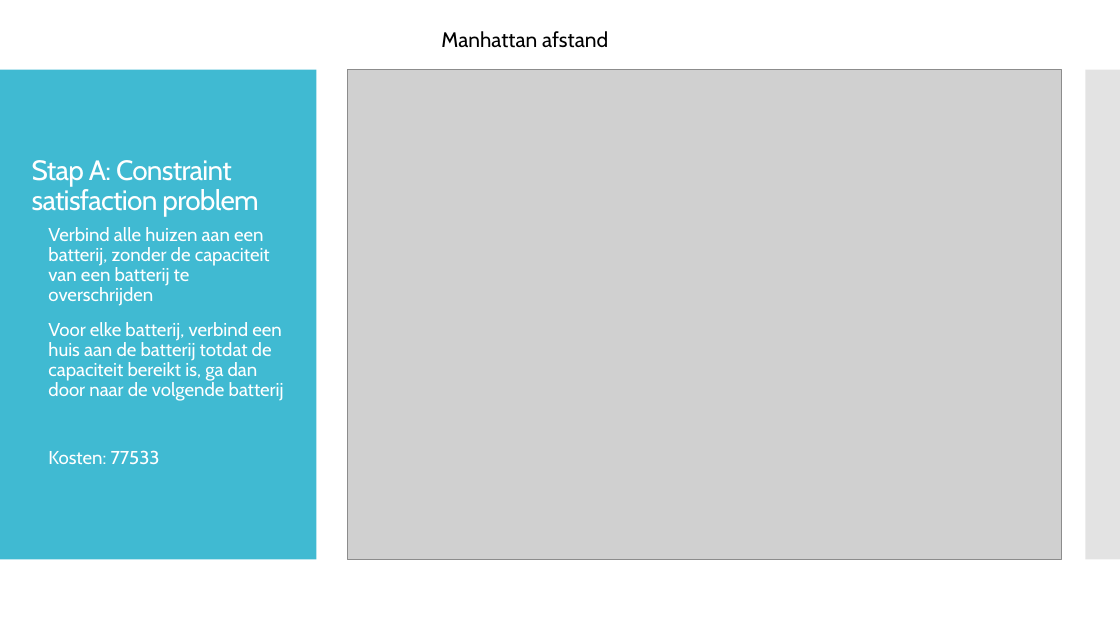
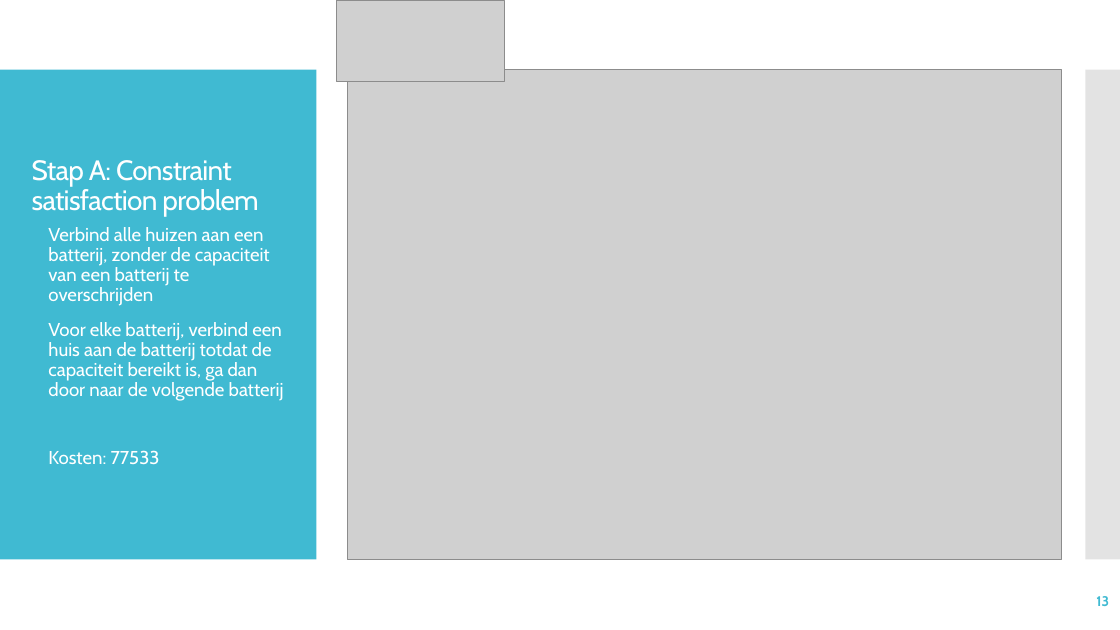
Before and after one commit to DaanMol/blauw.smartgrid, a slide deck: slide 13 of Presentation/powerpoints/The presentation to end all presentations.pptx (slide 11 before the commit). Drawn at 1120x630 pixels with LibreOffice and Linux fonts; fonts in the diff are those of the drawing; grey boxes stand for pictures. Boxes give left, top, right and bottom in pixels: in the first picture for what was removed or moved away, otherwise in the second. Text is boxed around its words. In the diff, an @@ line names an element or a change of style, - is before the commit and + after.

```diff
--- a/Presentation/powerpoints/The presentation to end all presentations.pptx
+++ b/Presentation/powerpoints/The presentation to end all presentations.pptx
@@ picture added at [337, 0, 505, 82] @@
@@ text removed at [441, 31, 608, 48] @@
-Manhattan afstand
@@ page number added at [1096, 596, 1109, 606], 12 pt, text #40BAD2, bold @@
+13
```
Also in this commit, not shown: 15 other slides changed, 12 slides added, 4 slides removed.
